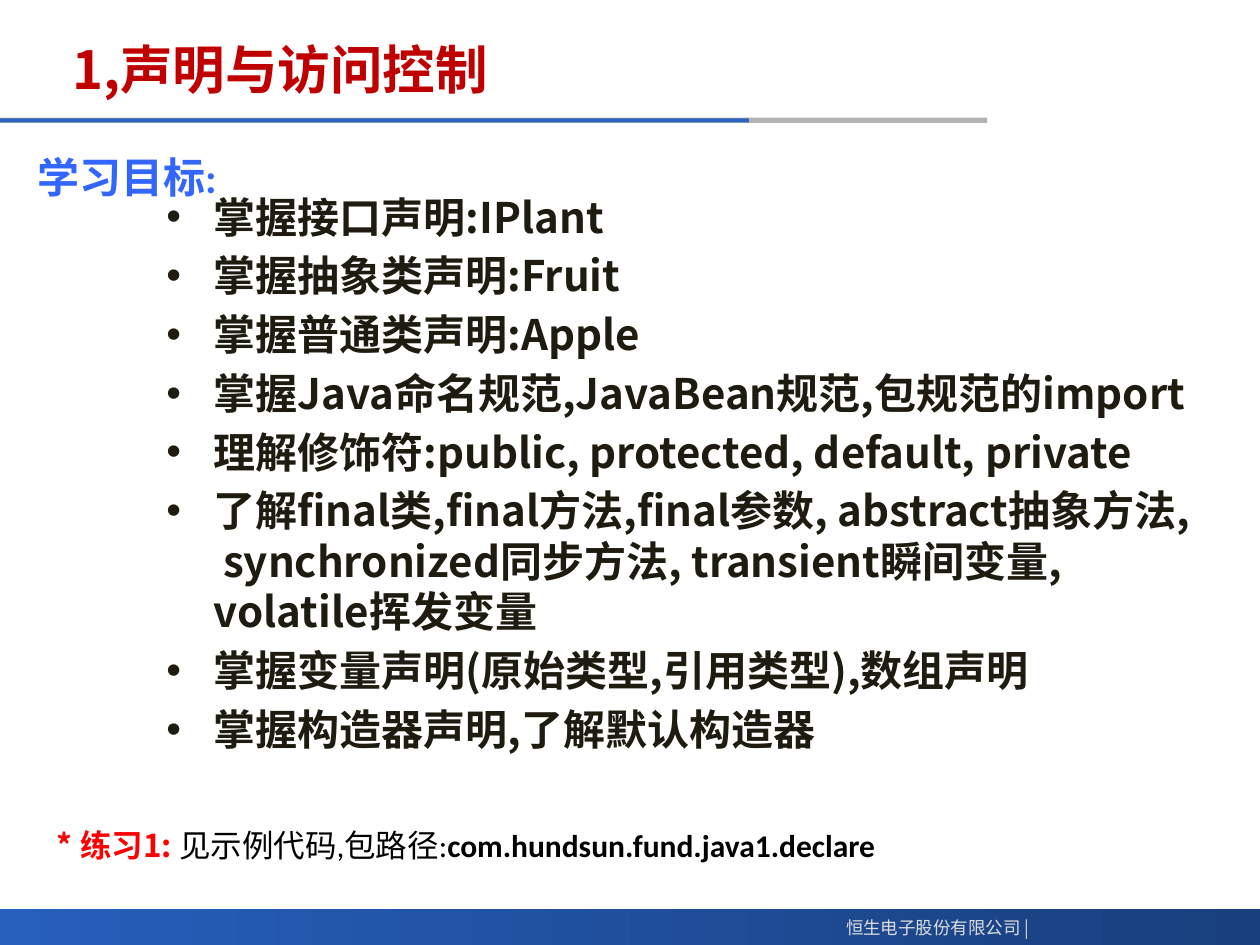
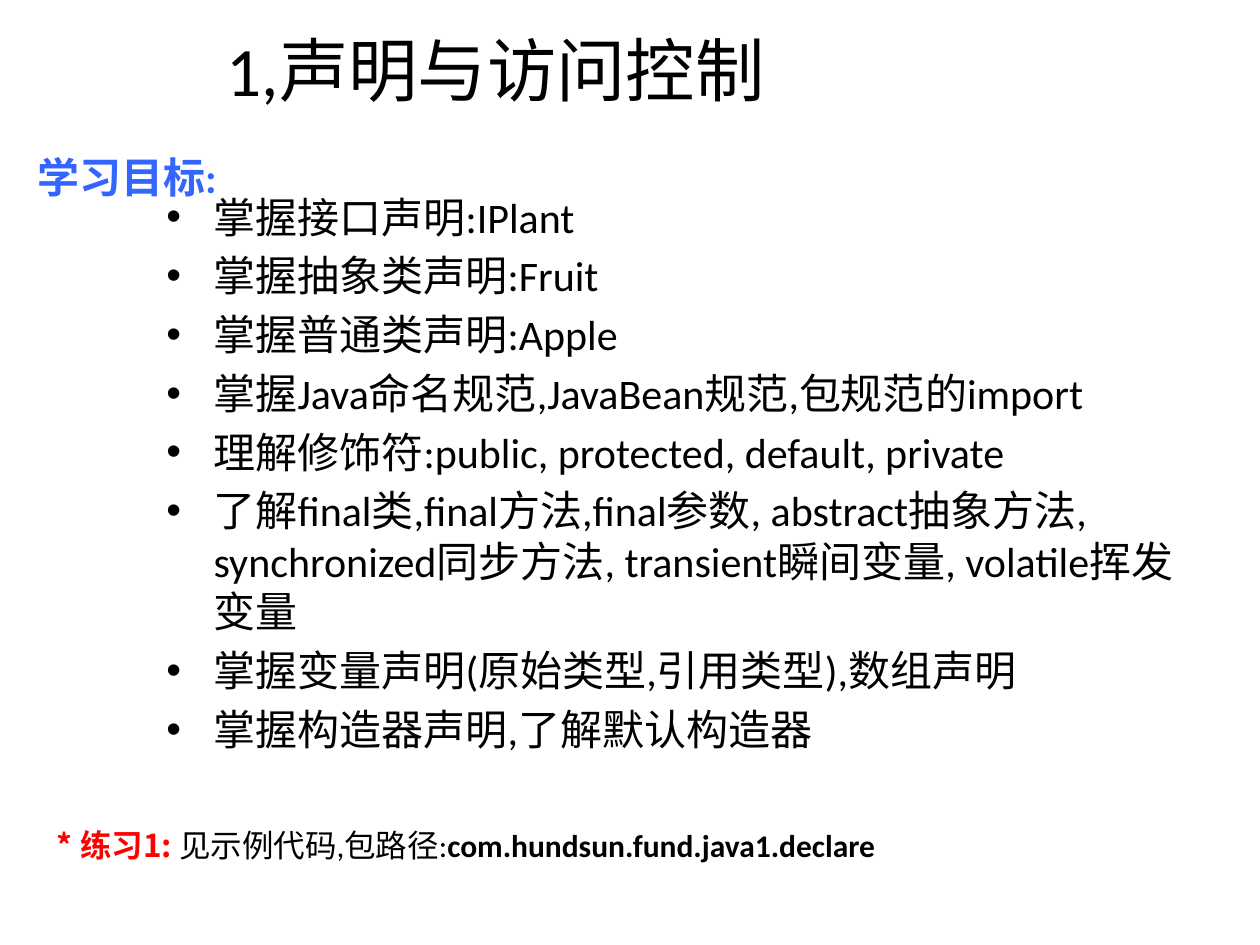
Before and after one commit to meadlai/HS-Java-Develop-GetStart, a slide deck: slide 4 of matiral/Java应用程序开发入门.pptx (slide 5 before the commit). Drawn at 1260x945 pixels with LibreOffice and Linux fonts; fonts in the diff are those of the drawing; background and template pictures are left out. Boxes give left, top, right and bottom in pixels: in the first picture for what was removed or moved away, otherwise in the second. Text is boxed around its words. In the diff, an @@ line names an element or a change of style, - is before the commit and + after.

```diff
--- a/matiral/Java应用程序开发入门.pptx
+++ b/matiral/Java应用程序开发入门.pptx
@@ title "1,声明与访问控制" at (227, 38, 765, 105): size 30 to 39.6 pt, font Noto Sans CJK SC to Calibri, text colour #C00000 to #000000, bold off; alignment left to centre @@
@@ line removed from (0, 120) to (988, 120) @@
@@ line removed from (0, 120) to (748, 120) @@
@@ text "掌握接口声明:IPlant" at (214, 197, 1087, 750): font Noto Sans CJK SC to Calibri, text colour #1E1C11 to #000000, bold off @@
@@ rectangle removed at (0, 910, 1260, 945) @@
@@ text removed at (846, 919, 1020, 936) @@
-恒生电子股份有限公司 |
```
Also in this commit, not shown: 12 other slides changed, 1 slide removed.
